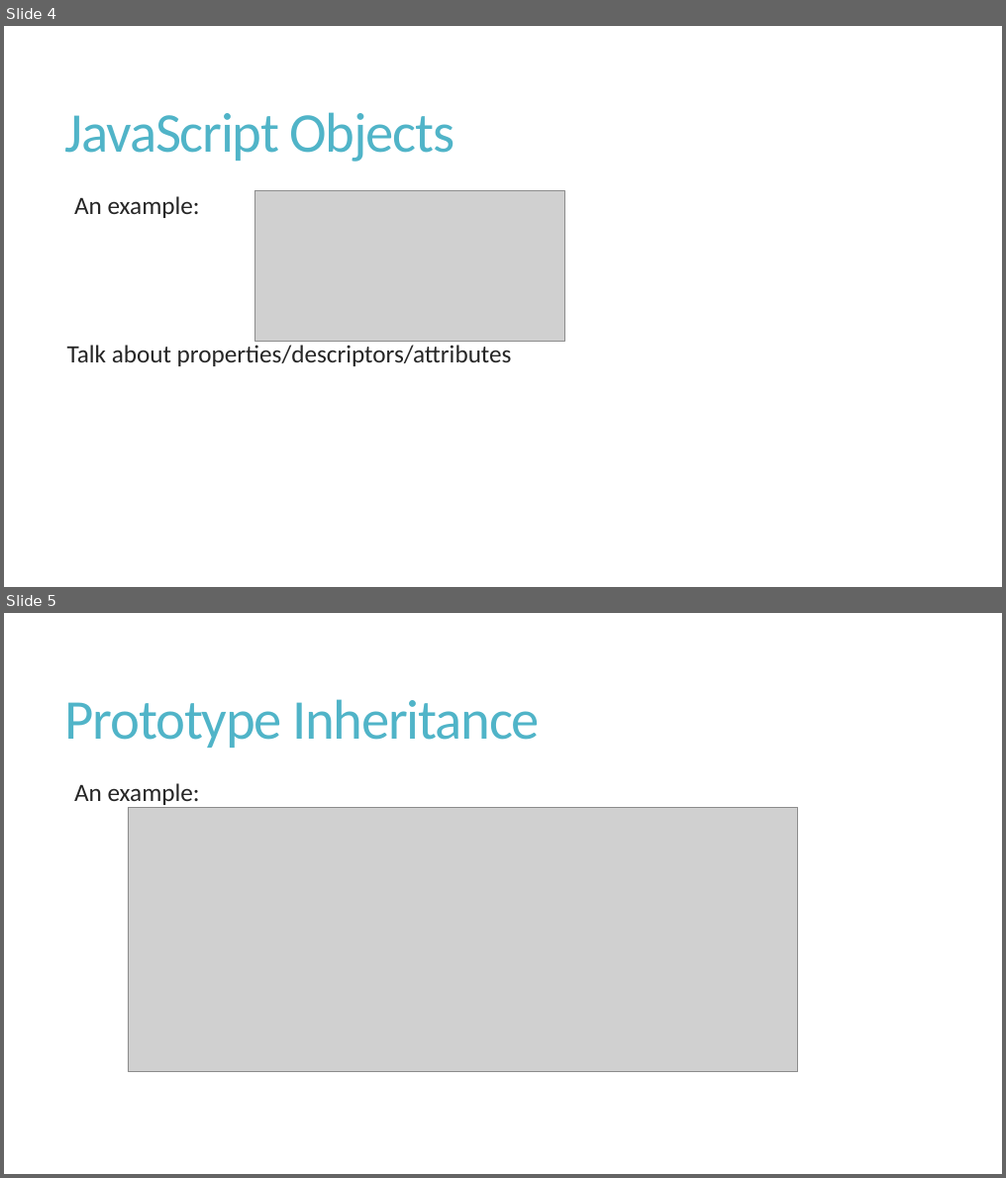
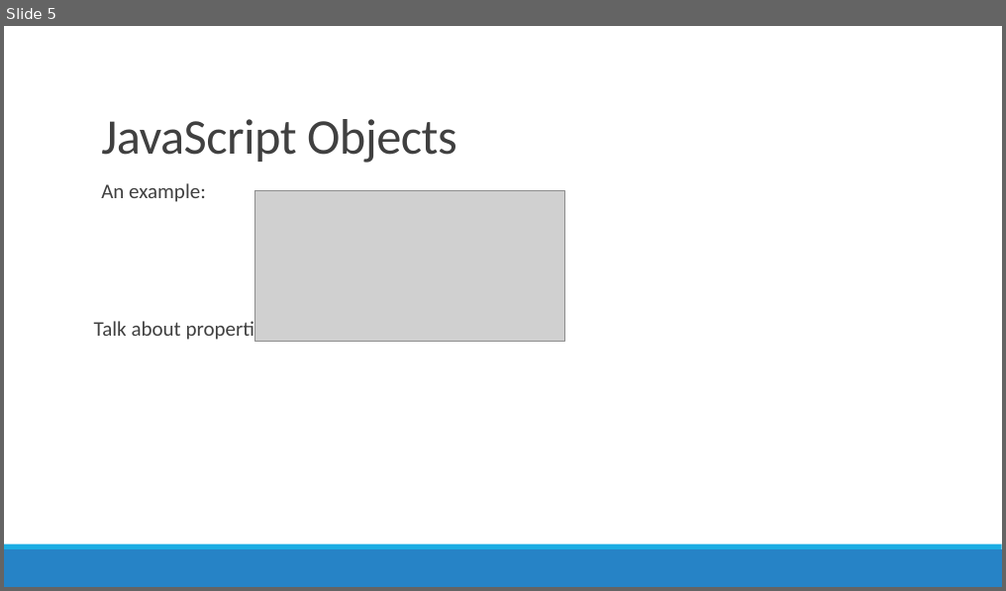
Before and after one commit to amqzhu/JSIL_report, a slide deck: presentation.pptx. Shown one above the other, each under a label of ours: slides 4 and 5 before the commit, slide 5 after it. The pictures are 1006x1178 and 1006x591 pixels, drawn with LibreOffice and Linux fonts; fonts in the diff are those of the drawing; grey boxes stand for pictures. Boxes give left, top, right and bottom in pixels: in the first picture for what was removed or moved away, otherwise in the second. Text is boxed around its words. In the diff, an @@ line names an element or a change of style, - is before the commit and + after.

```diff
--- a/presentation.pptx
+++ b/presentation.pptx
@@ slide 5 removed at bbox=[4, 613, 1002, 1174], background #FFFFFF @@
@@ title removed at bbox=[65, 699, 540, 748] @@
-Prototype Inheritance
@@ text removed at bbox=[74, 783, 200, 808] @@
-  An example:
@@ picture removed at bbox=[128, 808, 798, 1072] @@
@@ what was slide 4 is now slide 5 @@
@@ slide 5 changed as well @@
@@ title "JavaScript Objects": place and size @@
-title "JavaScript Objects" at bbox=[65, 112, 455, 162]
+title "JavaScript Objects" at bbox=[101, 119, 457, 163]
@@ title "JavaScript Objects" at bbox=[101, 119, 457, 163]: size 54 to 48 pt, text colour #50B4C8 to #404040, letter spacing -1.2 to -0.5 pt; vertical alignment middle to bottom @@
@@ text "An example:": place and size @@
-text "An example:" at bbox=[67, 196, 512, 367]
+text "An example:" at bbox=[94, 183, 465, 342]
@@ text "An example:" at bbox=[94, 183, 465, 342]: size 24 to 20 pt, text colour #262626 to #404040; line spacing 0.85 to 0.9; more space between paragraphs @@
@@ rectangle added at bbox=[4, 550, 1002, 587], fill #2683C6 @@
@@ rectangle added at bbox=[4, 545, 1002, 550], fill #1CADE4 @@
```
Also in this commit, not shown: 6 other slides changed, 7 slides added, 5 other slides removed, 1 other file.
